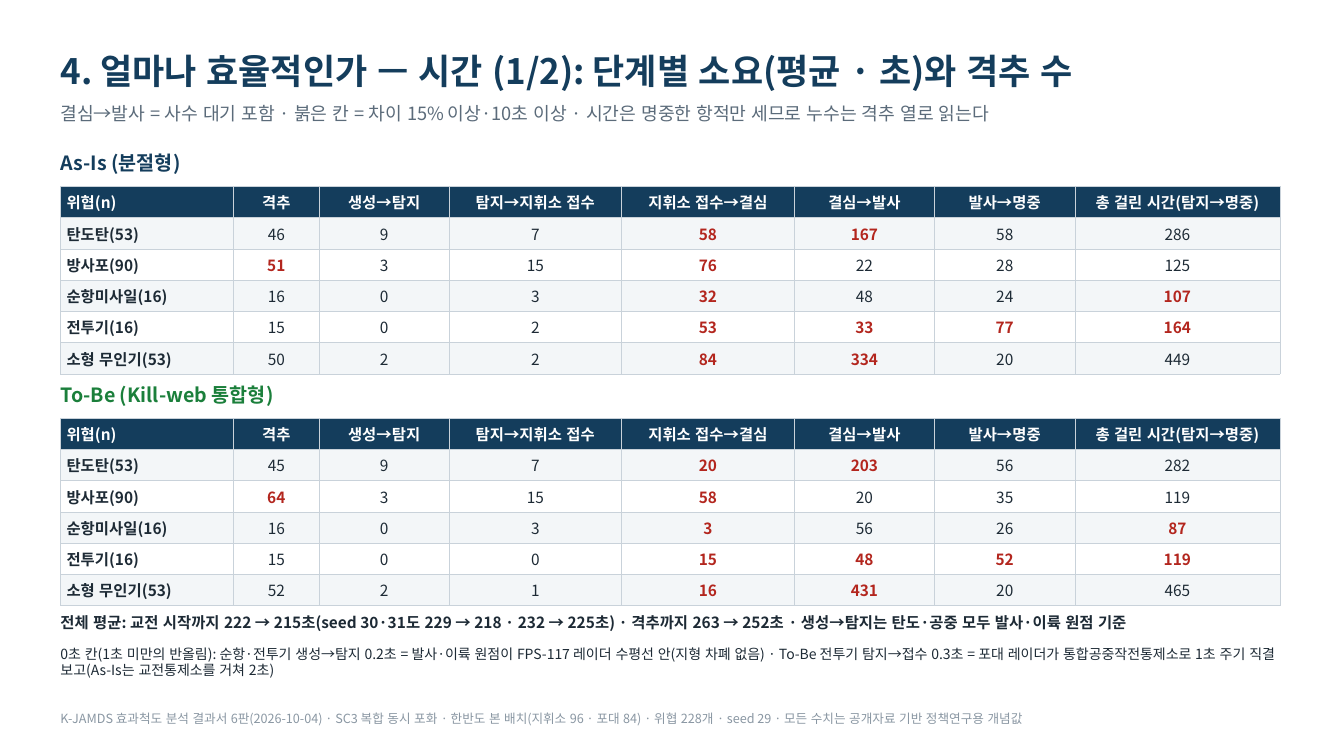
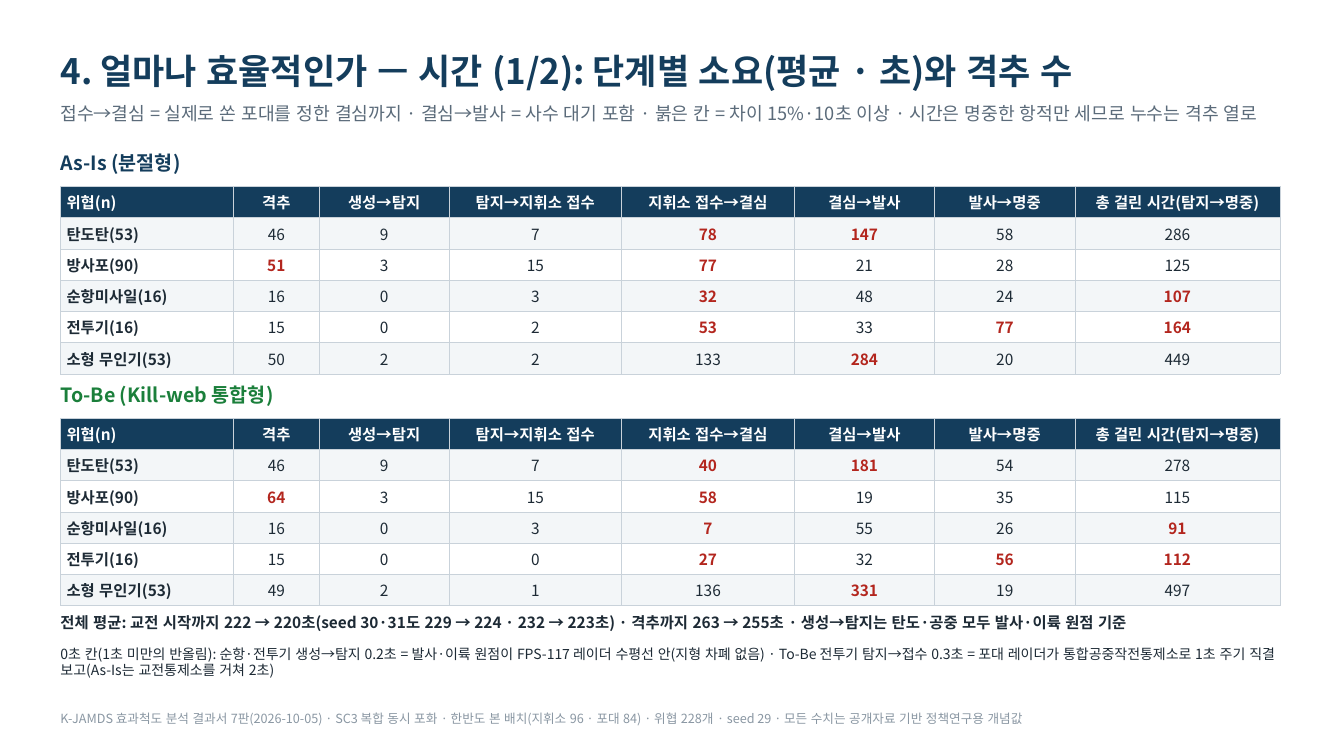
Before and after one commit to DaehyunY00/Air_Defense, a slide deck: slide 6 of K-JAMDS_효과척도_발표정리본.pptx. Drawn at 1344x756 pixels with LibreOffice and Linux fonts; fonts in the diff are those of the drawing. Boxes give left, top, right and bottom in pixels: in the first picture for what was removed or moved away, otherwise in the second. Text is boxed around its words. In the diff, an @@ line names an element or a change of style, - is before the commit and + after.

```diff
--- a/K-JAMDS_효과척도_발표정리본.pptx
+++ b/K-JAMDS_효과척도_발표정리본.pptx
@@ text at [60,105,1257,122]: text changed @@
-결심→발사 = 사수 대기 포함 · 붉은 칸 = 차이 15% 이상·10초 이상 · 시간은 명중한 항적만 세므로 누수는 격추 열로 읽는다
+접수→결심 = 실제로 쏜 포대를 정한 결심까지 · 결심→발사 = 사수 대기 포함 · 붉은 칸 = 차이 15%·10초 이상 · 시간은 명중한 항적만 세므로 누수는 격추 열로
@@ table at [60,187,1278,374] @@
-row 2, column 5: 58
+row 2, column 5: 78
-row 2, column 6: 167
+row 2, column 6: 147
-row 3, column 5: 76
+row 3, column 5: 77
-row 3, column 6: 22
+row 3, column 6: 21
-row 6, column 5: 84
+row 6, column 5: 133
-row 6, column 6: 334
+row 6, column 6: 284
@@ text colour #B3261E to #1D2A35, bold off in "33" @@
@@ table at [60,418,1278,606] @@
-row 2: 탄도탄(53) | 45 | 9 | 7 | 20 | 203 | 56 | 282
+row 2: 탄도탄(53) | 46 | 9 | 7 | 40 | 181 | 54 | 278
-row 3, column 6: 20
+row 3, column 6: 19
-row 3, column 8: 119
+row 3, column 8: 115
-row 4: 순항미사일(16) | 16 | 0 | 3 | 3 | 56 | 26 | 87
+row 4: 순항미사일(16) | 16 | 0 | 3 | 7 | 55 | 26 | 91
-row 5: 전투기(16) | 15 | 0 | 0 | 15 | 48 | 52 | 119
+row 5: 전투기(16) | 15 | 0 | 0 | 27 | 32 | 56 | 112
-row 6: 소형 무인기(53) | 52 | 2 | 1 | 16 | 431 | 20 | 465
+row 6: 소형 무인기(53) | 49 | 2 | 1 | 136 | 331 | 19 | 497
@@ text at [60,615,1126,631]: text changed @@
-전체 평균: 교전 시작까지 222 → 215초(seed 30·31도 229 → 218 · 232 → 225초) · 격추까지 263 → 252초 · 생성→탐지는 탄도·공중 모두 발사·이륙 원점 기준
+전체 평균: 교전 시작까지 222 → 220초(seed 30·31도 229 → 224 · 232 → 223초) · 격추까지 263 → 255초 · 생성→탐지는 탄도·공중 모두 발사·이륙 원점 기준
@@ text at [60,712,1023,725]: text changed @@
-K-JAMDS 효과척도 분석 결과서 6판(2026-10-04) · SC3 복합 동시 포화 · 한반도 본 배치(지휘소 96 · 포대 84) · 위협 228개 · seed 29 · 모든 수치는 공개자료 기반 정책연구용 개념값
+K-JAMDS 효과척도 분석 결과서 7판(2026-10-05) · SC3 복합 동시 포화 · 한반도 본 배치(지휘소 96 · 포대 84) · 위협 228개 · seed 29 · 모든 수치는 공개자료 기반 정책연구용 개념값
```
Also in this commit, not shown: 10 other slides changed, 9 other files.
